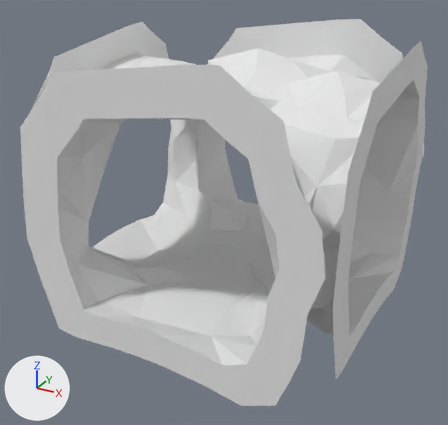
Two versions of the glTF model Rogue-Robots/Assets/Models/ModularBlocks/PlusHorizontalConnector.gltf, one commit apart.
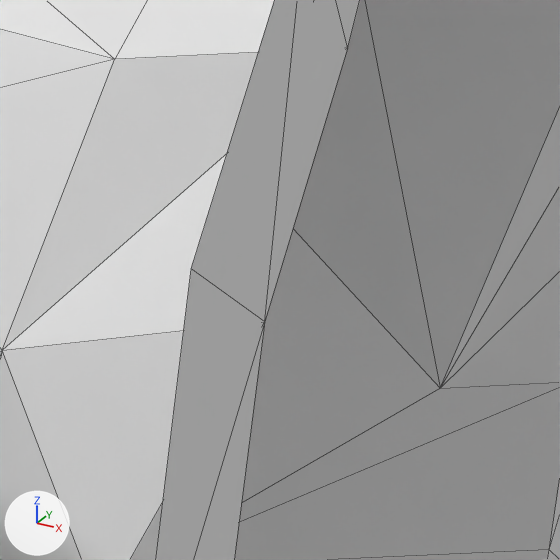
The first picture shows the older version from a 50 mm camera at (4.48, -8.49, 6.1) aimed at (-0.02, -0.3, 2.01). The close-ups show both versions on the part from 71% to 91% of the width and 30% to 52% of the height of that picture; other places that the commit changed are outside them. Arrows for +X, +Y and +Z are at lower left; the lights stay in place. The close-ups show mesh edges as thin lines.

Names of what the first close-up shows: 'PlusHorizontalConnector'.
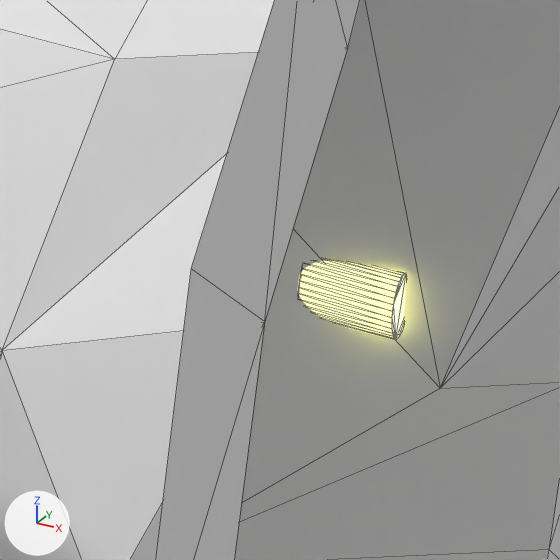
What changed in the scene script:
```text
Add img_tunnellightemission:
    img_tunnellightemission = load_image('TunnelLightEmission', 'Textures/TunnelLightEmission.png', 256, 256, 'sRGB')
Add mat_tunnellight:
    mat_tunnellight = bpy.data.materials.new('TunnelLight')
    mat_tunnellight.use_nodes = True; mat_tunnellight.node_tree.nodes.clear()
    _N = mat_tunnellight.node_tree.nodes; _L = mat_tunnellight.node_tree.links
    n0 = _N.new('ShaderNodeBsdfPrincipled'); n0.name = 'Principled BSDF'
    n0.inputs[2].default_value = 0.4  # 'Roughness'
    n0.inputs[28].default_value = 2.0  # 'Emission Strength'
    n1 = _N.new('ShaderNodeOutputMaterial'); n1.name = 'Material Output'
    n2 = _N.new('ShaderNodeTexImage'); n2.name = 'Image Texture'
    n2.image = img_tunnellightemission
    _L.new(n0.outputs[0], n1.inputs[0])  # 'BSDF' to 'Surface'
    _L.new(n2.outputs[0], n0.inputs[27])  # 'Color' to 'Emission Color'
Add me_cylinder_027:
    me_cylinder_027.from_pydata(...)  # 64 vertices, 124 faces; spans x 1.705..2.019, y 1.682..1.843, z 2.19..2.39
    me_cylinder_027.materials.append(mat_tunnellight)  # its picture is missing
Add ob_tunnellight_010:
    ob_tunnellight_010 = bpy.data.objects.new('TunnelLight.010', me_cylinder_027)
    ob_tunnellight_010.location = (0.0, 0.0, 0.0)
```

Pixel boxes [x1, y1, x2, y2] of what changed, in the close-ups (560 x 560 px):
'TunnelLight.010', added (beige)
    after: [298, 261, 406, 340]
